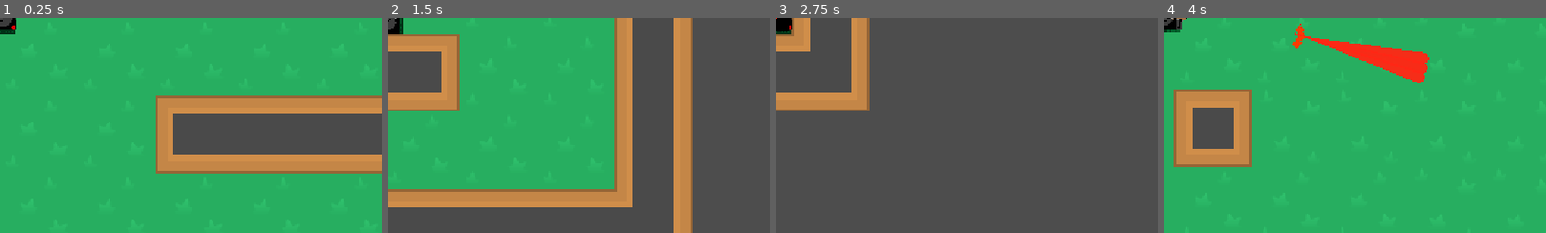
Above: before the commit, frames 1-4 (left to right).
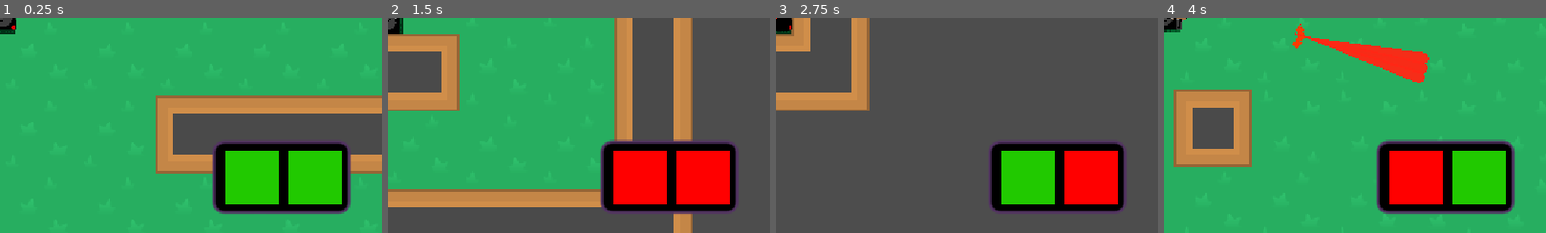
Above: after the commit, the same moments.

Repository: isaacK-428/shot_gun_craze
Game: Godot game, scene res://scenes/maps/courtyard.tscn
The game is run twice, just before and just after one commit, with the same random seed, the same clock (stepped at 60 frames per second) and the same inputs.
Inputs (mouse positions are % of the whole screen's width and height, from its top left):
- Up to frame 1 (0.25 s): no input
- Up to frame 2 (1.5 s): tap Enter at 0.5 s; move the mouse to (72, 45) at 0.52 s; hold Right (go_right) 0.53-1.28 s; tap Shift (dash) at 0.6 s; tap E (melee_attack) at 0.8, 1.35 s; move the mouse to (30, 55) at 1.27 s; hold Down (go_down) from 1.28 s (still down)
- Up to frame 3 (2.75 s): tap Space (shoot) at 1.55 s; move the mouse to (60, 28) at 2.02 s; release Down (go_down) at 2.03 s; hold Right (go_right) from 2.03 s (still down); hold Space (shoot) from 2.03 s (still down); tap Shift (dash) at 2.3 s
- Up to frame 4 (4 s): move the mouse to (45, 70) at 2.77 s; release Right (go_right) at 2.78 s; release Space (shoot) at 2.78 s; hold Up (go_up) 2.78-3.53 s; tap Shift (dash) at 2.85 s; tap E (melee_attack) at 3.05, 3.6 s; move the mouse to (80, 65) at 3.52 s; hold Left (go_left) from 3.53 s (still down); hold Space (shoot) from 3.53 s (still down)
The pictures show only the part of the screen within x 50-100%, y 50-100%; the shares and areas given below are measured in that part.

The runs differ from the first frame. In frame 1, 12% of the frame differs, in the area x 55-92%, y 57-92%; in frame 2, 12%; in frame 3, 12%; in frame 4, 12%, in the area x 55-92%, y 56-92%.

Commit message:
indicators
added indiators to tell when ability cooldown stopped and melee weapon stopped

Diff:
--- a/scenes/hud.tscn
+++ b/scenes/hud.tscn
@@ -1,6 +1,32 @@
 [gd_scene format=3 uid="uid://chva06vyshj1y"]
 
 [ext_resource type="Script" uid="uid://bkq5c2scgdmqc" path="res://scripts/hud.gd" id="1_ahhtf"]
+
+[sub_resource type="StyleBoxFlat" id="StyleBoxFlat_ahhtf"]
+bg_color = Color(0, 0, 0, 1)
+border_width_left = 2
+border_width_top = 2
+border_width_right = 2
+border_width_bottom = 2
+border_color = Color(0.32468322, 0.19693977, 0.38733226, 1)
+corner_radius_top_left = 7
+corner_radius_top_right = 7
+corner_radius_bottom_right = 7
+corner_radius_bottom_left = 7
+
+[sub_resource type="Gradient" id="Gradient_ahhtf"]
+offsets = PackedFloat32Array(0.021084337)
+colors = PackedColorArray(0.13166673, 0.79, 0, 1)
+
+[sub_resource type="GradientTexture2D" id="GradientTexture2D_oo0fn"]
+gradient = SubResource("Gradient_ahhtf")
+
+[sub_resource type="Gradient" id="Gradient_oo0fn"]
+offsets = PackedFloat32Array(0)
+colors = PackedColorArray(1, 0, 0, 1)
+
+[sub_resource type="GradientTexture2D" id="GradientTexture2D_5ysmq"]
+gradient = SubResource("Gradient_oo0fn")
 
 [node name="HUD" type="Control" unique_id=1822620139]
 layout_mode = 3
@@ -76,4 +102,34 @@
 one_shot = true
 autostart = true
 
+[node name="Panel" type="Panel" parent="." unique_id=299993717]
+layout_mode = 0
+offset_left = 400.0
+offset_top = 230.0
+offset_right = 498.0
+offset_bottom = 282.0
+theme_override_styles/panel = SubResource("StyleBoxFlat_ahhtf")
+
+[node name="on" type="Sprite2D" parent="." unique_id=856494613]
+position = Vector2(473, 256)
+scale = Vector2(0.59375, 0.59375)
+texture = SubResource("GradientTexture2D_oo0fn")
+
+[node name="off" type="Sprite2D" parent="." unique_id=845757094]
+visible = false
+position = Vector2(473, 256)
+scale = Vector2(0.59375, 0.59375)
+texture = SubResource("GradientTexture2D_5ysmq")
+
+[node name="on_melee" type="Sprite2D" parent="." unique_id=1826862028]
+position = Vector2(428, 256)
+scale = Vector2(0.59375, 0.59375)
+texture = SubResource("GradientTexture2D_oo0fn")
+
+[node name="off_melee" type="Sprite2D" parent="." unique_id=1915022493]
+visible = false
+position = Vector2(428, 256)
+scale = Vector2(0.59375, 0.59375)
+texture = SubResource("GradientTexture2D_5ysmq")
+
 [connection signal="timeout" from="Timer" to="." method="_on_timer_timeout"]
--- a/scenes/maps/harbour.tscn
+++ b/scenes/maps/harbour.tscn
@@ -23,48 +23,6 @@
 health = 20
 weapon_equiped = "shot gun"
 
-[node name="perks" type="Control" parent="player" unique_id=259043188]
-visible = false
-layout_mode = 3
-anchors_preset = 0
-offset_right = 40.0
-offset_bottom = 40.0
-mouse_filter = 2
-
-[node name="Panel" type="Panel" parent="player/perks" unique_id=1709171423]
-layout_mode = 0
-offset_left = -245.68968
-offset_top = -133.62071
-offset_right = 248.27592
-offset_bottom = 135.34486
-
-[node name="Button" type="Button" parent="player/perks" unique_id=1719282220]
-z_index = 11
-layout_mode = 0
-offset_left = -17.241383
-offset_top = 89.6552
-offset_right = 19.758617
-offset_bottom = 120.6552
-text = "GO!"
-
-[node name="Button2" type="Button" parent="player/perks" unique_id=1627974154]
-z_index = 11
-layout_mode = 0
-offset_left = 49.137936
-offset_top = 89.6552
-offset_right = 86.13794
-offset_bottom = 120.6552
-text = "GO!"
-
-[node name="Button3" type="Button" parent="player/perks" unique_id=656931804]
-z_index = 11
-layout_mode = 0
-offset_left = -86.20691
-offset_top = 89.6552
-offset_right = -49.20691
-offset_bottom = 120.6552
-text = "GO!"
-
 [node name="enemy_spawn_container" type="Node" parent="." unique_id=495950726]
 
 [node name="enemy_spawner" parent="enemy_spawn_container" unique_id=1160840973 instance=ExtResource("5_re20j")]
@@ -77,7 +35,7 @@
 position = Vector2(1979, -1375)
 
 [node name="enemy_spawner5" parent="enemy_spawn_container" unique_id=531263546 instance=ExtResource("5_re20j")]
-position = Vector2(609, -400)
+position = Vector2(1083, -865)
 
 [node name="interest_point" parent="." unique_id=426563752 instance=ExtResource("6_rlgnk")]
 position = Vector2(1708, -1340)
@@ -92,11 +50,7 @@
 position = Vector2(-161, -505)
 
 [node name="interest_point4" parent="." unique_id=1192952968 instance=ExtResource("6_rlgnk")]
-position = Vector2(566, 27)
+position = Vector2(612, -873)
 
 [node name="interest_point3" parent="." unique_id=997267898 instance=ExtResource("6_rlgnk")]
 position = Vector2(1574, -861)
-
-[connection signal="pressed" from="player/perks/Button" to="." method="_on_button_pressed"]
-[connection signal="pressed" from="player/perks/Button2" to="." method="_on_button_2_pressed"]
-[connection signal="pressed" from="player/perks/Button3" to="." method="_on_button_3_pressed"]
--- a/scenes/maps/house_map.tscn
+++ b/scenes/maps/house_map.tscn
@@ -21,48 +21,6 @@
 health = 20
 weapon_equiped = "shot gun"
 
-[node name="perks" type="Control" parent="player" unique_id=1316172198]
-visible = false
-layout_mode = 3
-anchors_preset = 0
-offset_right = 40.0
-offset_bottom = 40.0
-mouse_filter = 2
-
-[node name="Panel" type="Panel" parent="player/perks" unique_id=70876950]
-layout_mode = 0
-offset_left = -245.68968
-offset_top = -133.62071
-offset_right = 248.27592
-offset_bottom = 135.34486
-
-[node name="Button" type="Button" parent="player/perks" unique_id=2094265376]
-z_index = 11
-layout_mode = 0
-offset_left = -17.241383
-offset_top = 89.6552
-offset_right = 19.758617
-offset_bottom = 120.6552
-text = "GO!"
-
-[node name="Button2" type="Button" parent="player/perks" unique_id=2058703112]
-z_index = 11
-layout_mode = 0
-offset_left = 49.137936
-offset_top = 89.6552
-offset_right = 86.13794
-offset_bottom = 120.6552
-text = "GO!"
-
-[node name="Button3" type="Button" parent="player/perks" unique_id=527036199]
-z_index = 11
-layout_mode = 0
-offset_left = -86.20691
-offset_top = 89.6552
-offset_right = -49.20691
-offset_bottom = 120.6552
-text = "GO!"
-
 [node name="enemy_spawn_container" type="Node" parent="." unique_id=495950726]
 
 [node name="enemy_spawner" parent="enemy_spawn_container" unique_id=1160840973 instance=ExtResource("5_lc3ey")]
@@ -85,7 +43,3 @@
 
 [node name="interest_point3" parent="." unique_id=997267898 instance=ExtResource("6_ocko7")]
 position = Vector2(-252, 380)
-
-[connection signal="pressed" from="player/perks/Button" to="." method="_on_button_pressed"]
-[connection signal="pressed" from="player/perks/Button2" to="." method="_on_button_2_pressed"]
-[connection signal="pressed" from="player/perks/Button3" to="." method="_on_button_3_pressed"]
--- a/scenes/maps/idk.tscn
+++ b/scenes/maps/idk.tscn
@@ -12,66 +12,26 @@
 
 [node name="tile_map" parent="." unique_id=1029105637 instance=ExtResource("2_5fm25")]
 position = Vector2(0, 48)
-tile_map_data = PackedByteArray("AAD8//v/AwAKAAAAAAD9//v/AwA …(11888 unchanged characters)… KAAAAAAAMAP//AwAKAAAAAAAMAAAAAwAKAAAAAAA=")
+tile_map_data = PackedByteArray("AAD8//v/AwAKAAAAAAD9//v/AwA …(11888 unchanged characters)… KAAAAAAAMAP//AwAKAAAAAAAMAAAAAwAKAAAAAAAKAP//AwACAAAAAAALAP//AwACAAAAAAALAAAAAwACAAAAAAAKAAAAAwACAAAAAAA=")
 
 [node name="layer 2" parent="tile_map" unique_id=2021952899 instance=ExtResource("3_4ae5l")]
 modulate = Color(1, 1, 1, 0.45882353)
 z_index = 0
-tile_map_data = PackedByteArray("AAAUAPn/AAAXAAcAAAAKAP//AAATAAAAAAAKAAAAAAATAAAAAAALAP//AAATAAAAAAALAAAAAAATAAAAAAA=")
 
 [node name="player" parent="." unique_id=156242723 instance=ExtResource("4_1hov8")]
 health = 20
 weapon_equiped = "shot gun"
-
-[node name="perks" type="Control" parent="player" unique_id=1914402013]
-visible = false
-layout_mode = 3
-anchors_preset = 0
-offset_right = 40.0
-offset_bottom = 40.0
-mouse_filter = 2
-
-[node name="Panel" type="Panel" parent="player/perks" unique_id=2071942516]
-layout_mode = 0
-offset_left = -245.68968
-offset_top = -133.62071
-offset_right = 248.27592
-offset_bottom = 135.34486
-
-[node name="Button" type="Button" parent="player/perks" unique_id=261758271]
-z_index = 11
-layout_mode = 0
-offset_left = -17.241383
-offset_top = 89.6552
-offset_right = 19.758617
-offset_bottom = 120.6552
-text = "GO!"
-
-[node name="Button2" type="Button" parent="player/perks" unique_id=2093742038]
-z_index = 11
-layout_mode = 0
-offset_left = 49.137936
-offset_top = 89.6552
-offset_right = 86.13794
-offset_bottom = 120.6552
-text = "GO!"
-
-[node name="Button3" type="Button" parent="player/perks" unique_id=1034363159]
-z_index = 11
-layout_mode = 0
-offset_left = -86.20691
-offset_top = 89.6552
-offset_right = -49.20691
-offset_bottom = 120.6552
-text = "GO!"
 
 [node name="enemy_spawn_container" type="Node" parent="." unique_id=495950726]
 
 [node name="enemy_spawner3" parent="enemy_spawn_container" unique_id=989948718 instance=ExtResource("5_jank7")]
 position = Vector2(396, -330)
 
+[node name="enemy_spawner4" parent="enemy_spawn_container" unique_id=1160840973 instance=ExtResource("5_jank7")]
+position = Vector2(7, -779)
+
 [node name="interest_point" parent="." unique_id=426563752 instance=ExtResource("6_qbtdj")]
-position = Vector2(933, -401)
+position = Vector2(25, -229)
 
 [node name="interest_point2" parent="." unique_id=207562813 instance=ExtResource("6_qbtdj")]
 position = Vector2(26, 603)
@@ -86,8 +46,4 @@
 position = Vector2(-41, -1014)
 
 [node name="interest_point6" parent="." unique_id=1893889065 instance=ExtResource("6_qbtdj")]
-position = Vector2(-322, -535)
-
-[connection signal="pressed" from="player/perks/Button" to="." method="_on_button_pressed"]
-[connection signal="pressed" from="player/perks/Button2" to="." method="_on_button_2_pressed"]
-[connection signal="pressed" from="player/perks/Button3" to="." method="_on_button_3_pressed"]
+position = Vector2(599, -594)
--- a/scenes/player.tscn
+++ b/scenes/player.tscn
@@ -255,7 +255,7 @@
 shape = SubResource("RectangleShape2D_ur7pv")
 
 [node name="frost_ability_timer" type="Timer" parent="." unique_id=387795551]
-wait_time = 3.327
+wait_time = 11.068
 one_shot = true
 
 [node name="fireball_timer" type="Timer" parent="." unique_id=1529643793]
--- a/scripts/enemy.gd
+++ b/scripts/enemy.gd
@@ -11,6 +11,7 @@
 var combo = preload("res://scenes/combo.tscn")
 var power_up = preload("res://scenes/power_up.tscn")
 var bomb = preload("res://scenes/explosive.tscn")
+var hit_particles = preload("res://scenes/shot_gun_particles_hit.tscn")
 var can_damage = true
 var player_guy = null
 var target = "interest"
@@ -23,11 +24,11 @@
 @export var enemy_type: String = "normal"
 @onready var gun: Marker2D = $Marker2D
 @onready var freeze_timer: Timer = $freeze_timer
+@onready var container: Node = $bullet_container
 
 #take_damage()
 func _ready():
 	set_physics_process(false)
-	randomize()
 	special_enemy_stats()
 	interest = get_tree().get_nodes_in_group("interest_point").pick_random().global_position
 	health*=2
@@ -72,6 +73,10 @@
 				agent.target_position=interest
 
 func take_damage(amount):
+	var hit = hit_particles.instantiate()
+	hit.global_position = global_position
+	hit.emitting = true
+	get_parent().add_child(hit)
 	health-=amount
 	if health<=0:
 		die.call_deferred()
--- a/scripts/hud.gd
+++ b/scripts/hud.gd
@@ -1,6 +1,13 @@
 extends Control
 
 var can_wave = false
+@onready var slider: HSlider = $HSlider
+@onready var off: Sprite2D = $off
+@onready var on: Sprite2D = $on
+@onready var on_melee: Sprite2D = $on_melee
+@onready var off_melee: Sprite2D = $off_melee
+
+
 # Called when the node enters the scene tree for the first time.
 func _ready() -> void:
 	new_wave(1)
@@ -39,3 +46,17 @@
 	can_wave = true
 func change_coins(amount):
 	$coins.text = "Coins:" + str(amount)
+func change_ready(ready):
+	if ready == true:
+		on.show()
+		off.hide()
+	else:
+		on.hide()
+		off.show()
+func change_melee_ready(ready):
+	on_melee.hide()
+	off_melee.hide()
+	if ready == true:
+		on_melee.show()
+	else:
+		off_melee.show()
--- a/scripts/player.gd
+++ b/scripts/player.gd
@@ -3,6 +3,7 @@
 var coins = 0
 var last_coins
 var can_fireball = true
+var ability_ready = true
 var equipped_ability = "dash"
 var total_abilites = [
 	"dash",
@@ -47,6 +48,7 @@
 	if !equipped_ability == total_abilites[1]: #spike ball
 		$Marker2D2.queue_free()
 func _physics_process(delta: float) -> void:
+	print(ability_ready)
 	abilites(delta)
 	melee_attack(delta)
 	if last_coins!=coins:
@@ -189,9 +191,13 @@
 func _on_dash_timeout() -> void:
 	dash=false
 	speed = 500
+	ability_ready = false
+	hud.change_ready(ability_ready)
 func _on_dash_cool_down_timeout() -> void:
 	if equipped_ability == total_abilites[0]:
 		can_dash = true
+		ability_ready = true
+		hud.change_ready(ability_ready)
 func _on_camera_shake_2_timeout() -> void:
 	$Camera2D.rotation_degrees+=(randi_range(-(camera_shake_amount/2),camera_shake_amount/2))
 
@@ -261,6 +267,7 @@
 			$actual_melee_cooldown2.start()
 			actual_melee_cooldown = false
 			can_melee=false
+			hud.change_melee_ready(can_melee)
 			$melee_cooldown.start()
 			$Marker2D.show()
 			$Marker2D/Area2D/CollisionShape2D.disabled = false
@@ -280,12 +287,14 @@
 
 func _on_actual_melee_cooldown_2_timeout() -> void:
 	actual_melee_cooldown = true
+	hud.change_melee_ready(can_melee)
 func abilites(delta):
-	print(can_fireball)
 	if equipped_ability == total_abilites[1]: #spike ball
 		$Marker2D2.rotate(delta*2)
 	if equipped_ability == total_abilites[2]: #frost
 		if Input.is_action_just_pressed("dash"):
+			ability_ready = false
+			hud.change_ready(ability_ready)
 			if can_frost == true:
 				can_frost = false
 				frost_ability_timer.start()
@@ -293,6 +302,8 @@
 					i.frost_self(randf_range(2,5))
 	if equipped_ability == total_abilites[3]:
 		if can_fireball == true&&Input.is_action_just_pressed("dash"):
+			ability_ready = false
+			hud.change_ready(ability_ready)
 			can_fireball = false
 			fireball_timer.start()
 			var fireball_instance = fireball.instantiate()
@@ -315,7 +326,11 @@
 
 func _on_frost_ability_timer_timeout() -> void:
 	can_frost=true
+	ability_ready = true
+	hud.change_ready(ability_ready)
 
 
 func _on_fireball_timer_timeout() -> void:
 	can_fireball = true
+	ability_ready = true
+	hud.change_ready(ability_ready)
